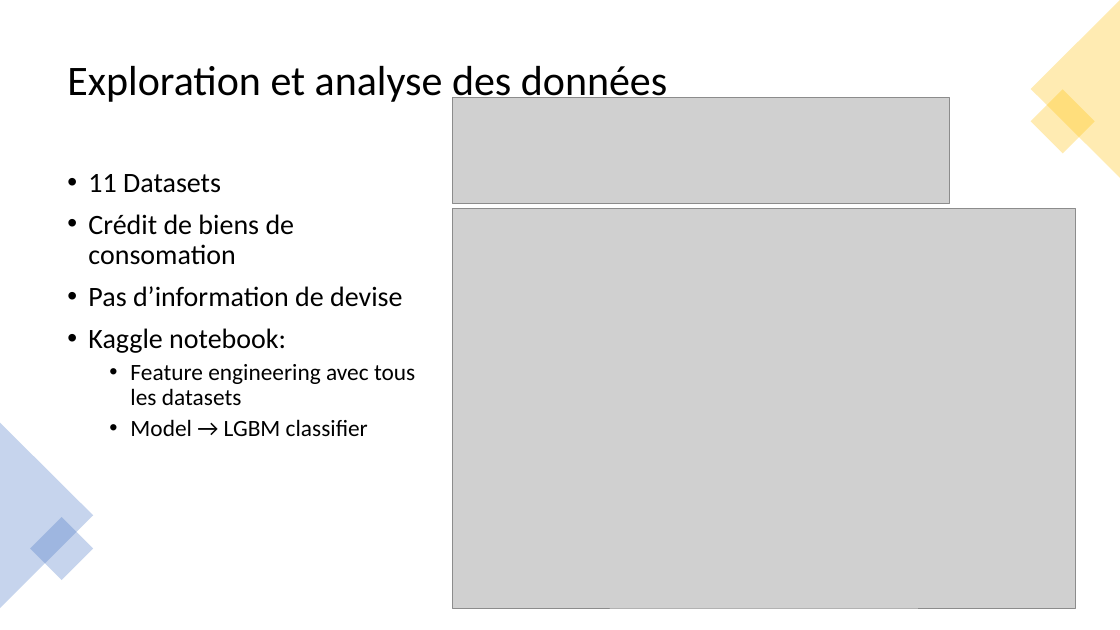
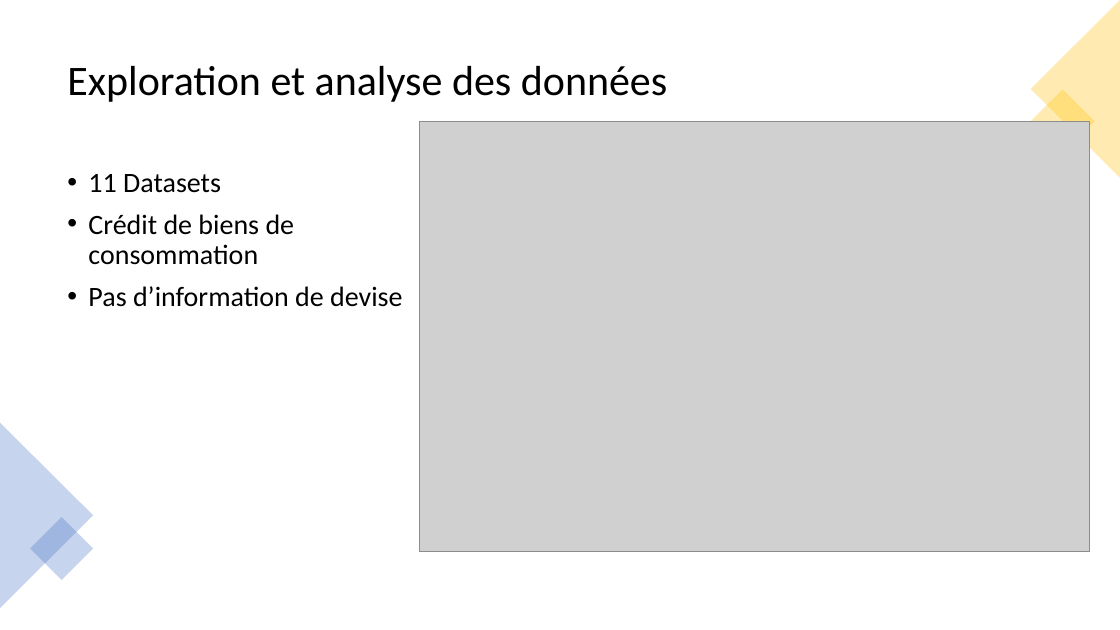
Before and after one commit to Blisk11/project_7, a slide deck: slide 4 of documents/P7_03_présentation.pptx. Drawn at 1120x630 pixels with LibreOffice and Linux fonts; fonts in the diff are those of the drawing; grey boxes stand for pictures. Boxes give left, top, right and bottom in pixels: in the first picture for what was removed or moved away, otherwise in the second. Text is boxed around its words. In the diff, an @@ line names an element or a change of style, - is before the commit and + after.

```diff
--- a/documents/P7_03_présentation.pptx
+++ b/documents/P7_03_présentation.pptx
@@ picture removed at (453, 97, 950, 204) @@
@@ picture: place and size @@
-picture at (453, 208, 1076, 608)
+picture at (420, 122, 1091, 552)
@@ text at (88, 214, 295, 265): text changed @@
-• Crédit de biens de consomation
+• Crédit de biens de consommation
@@ text at (88, 328, 415, 436): paragraphs removed @@
-• Kaggle notebook:
-  • Feature engineering avec tous les datasets
-  • Model → LGBM classifier
```
Also in this commit, not shown: 2 other slides changed, 1 slide removed, 3 other files.
